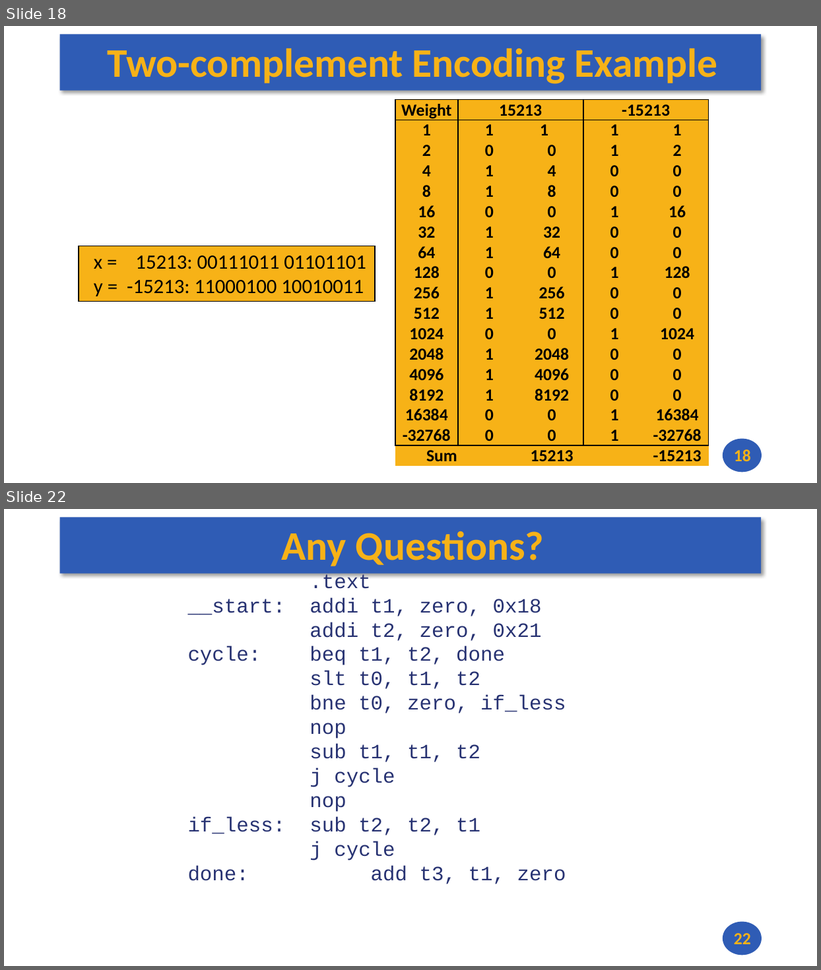
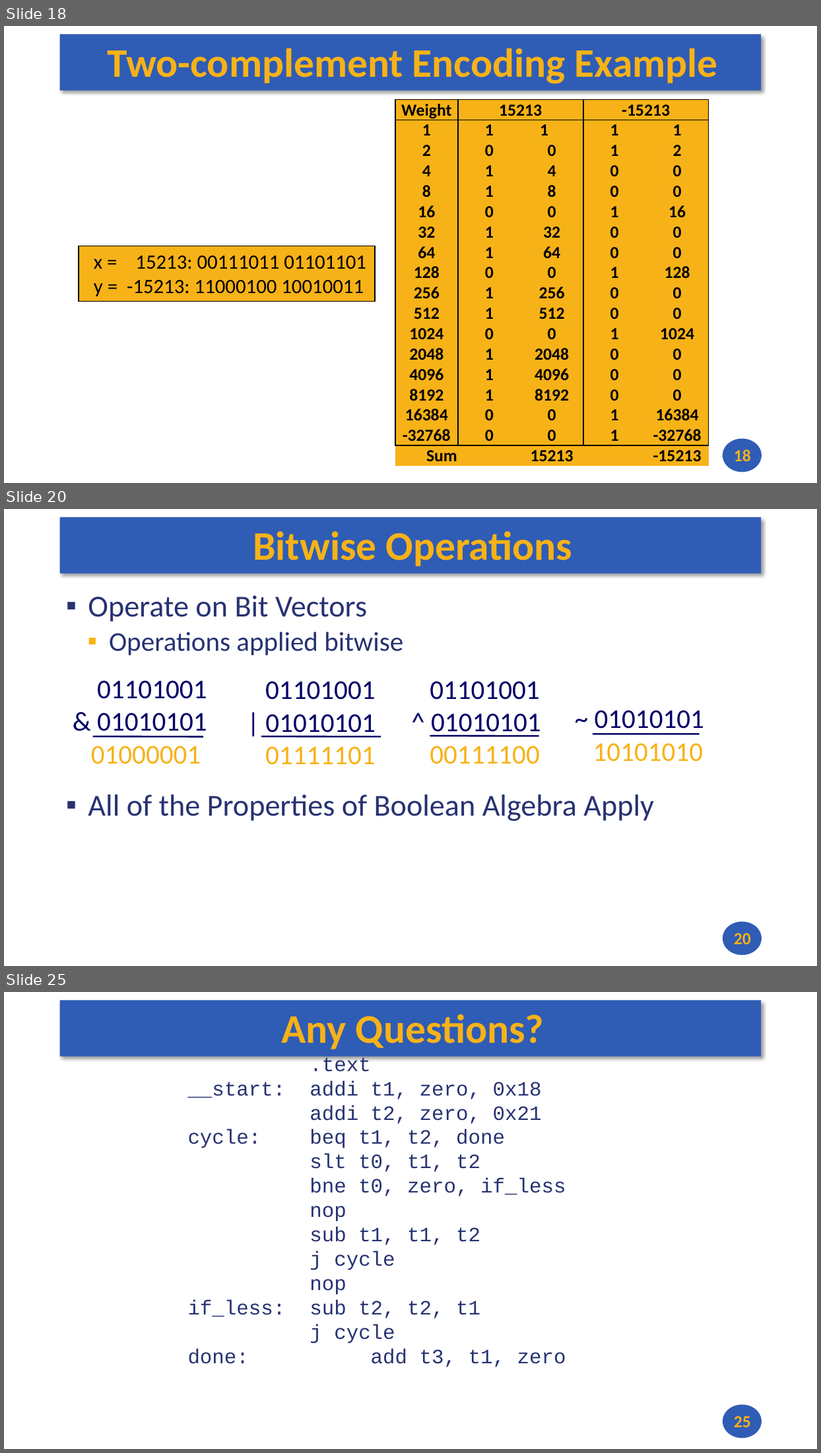
Before and after one commit to andrewt0301/hse-acos-course, a slide deck: docs/part1ca/02_DataTypes/CA_Lecture_02.pptx. Shown one above the other, each under a label of ours: slides 18 and 22 before the commit, slides 18, 20 and 25 after it; the slides between them are not shown. The pictures are 821x970 and 821x1453 pixels, drawn with LibreOffice and Linux fonts; fonts in the diff are those of the drawing. Boxes give left, top, right and bottom in pixels: in the first picture for what was removed or moved away, otherwise in the second. Text is boxed around its words. In the diff, an @@ line names an element or a change of style, - is before the commit and + after.

```diff
--- a/docs/part1ca/02_DataTypes/CA_Lecture_02.pptx
+++ b/docs/part1ca/02_DataTypes/CA_Lecture_02.pptx
@@ slide 20 added at [4, 509, 817, 966], background #FFFFFF; not listed: 2 template elements that a slide beside it also shows @@
@@ title added at [253, 531, 573, 566], 48 pt, text #F7B217, bold @@
+Bitwise Operations
@@ text added at [88, 595, 654, 821], 36 pt, text #273272 @@
+▪ Operate on Bit Vectors
+  ▪ Operations applied bitwise
+▪ All of the Properties of Boolean Algebra Apply
@@ text added at [91, 681, 207, 764], 32 pt, text #000066 @@
+01101001
+& 01010101
+01000001
@@ text added at [265, 681, 376, 765], 32 pt, text #000066 @@
+01101001
+| 01010101
+01111101
@@ text added at [430, 681, 541, 764], 32 pt, text #000066 @@
+01101001
+^ 01010101
+00111100
@@ text added at [593, 710, 704, 762], 32 pt, text #000066 @@
+~ 01010101
+10101010
@@ line added from (93, 737) to (203, 737), #000066 2 pt @@
@@ line added from (261, 737) to (381, 737), #000066 2 pt @@
@@ line added from (430, 736) to (539, 737), #000066 2 pt @@
@@ line added from (593, 734) to (700, 734), #000066 2 pt @@
@@ page number added at [734, 933, 751, 945], 20 pt, text #F7B217, bold @@
+20
@@ what was slide 22 is now slide 25 @@
@@ page number at [734, 1416, 751, 1428]: text changed @@
-22
+25
```
Also in this commit, not shown: 4 slides changed, 3 other slides added, 1 slide removed, 1 other file.
